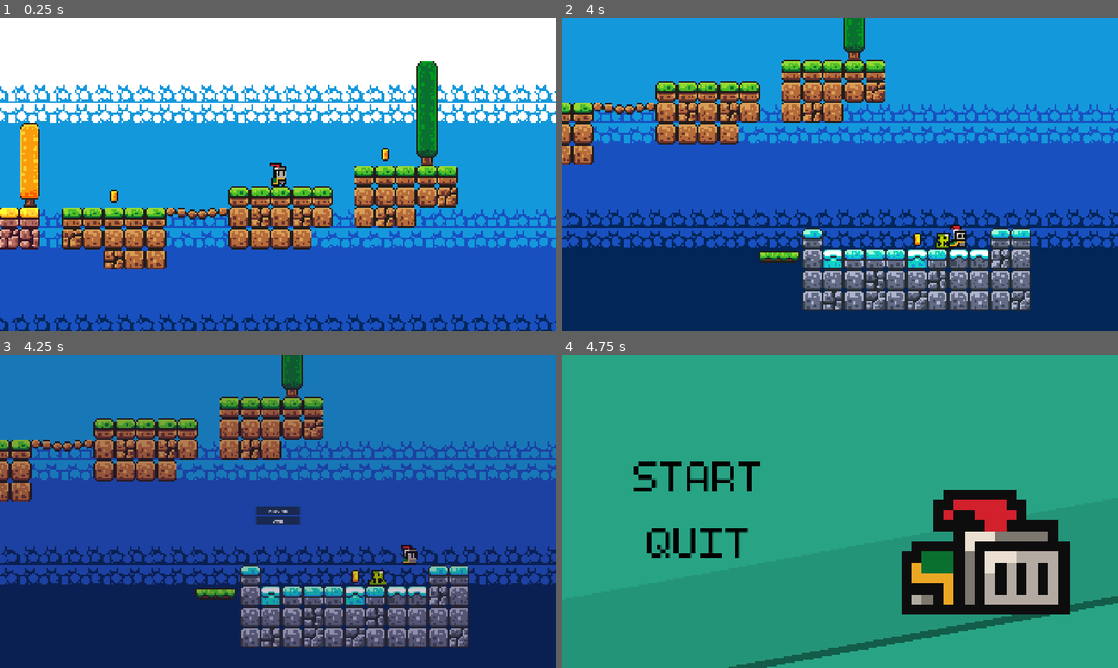
Above: before the commit, frames 1-4 (two rows, left to right).
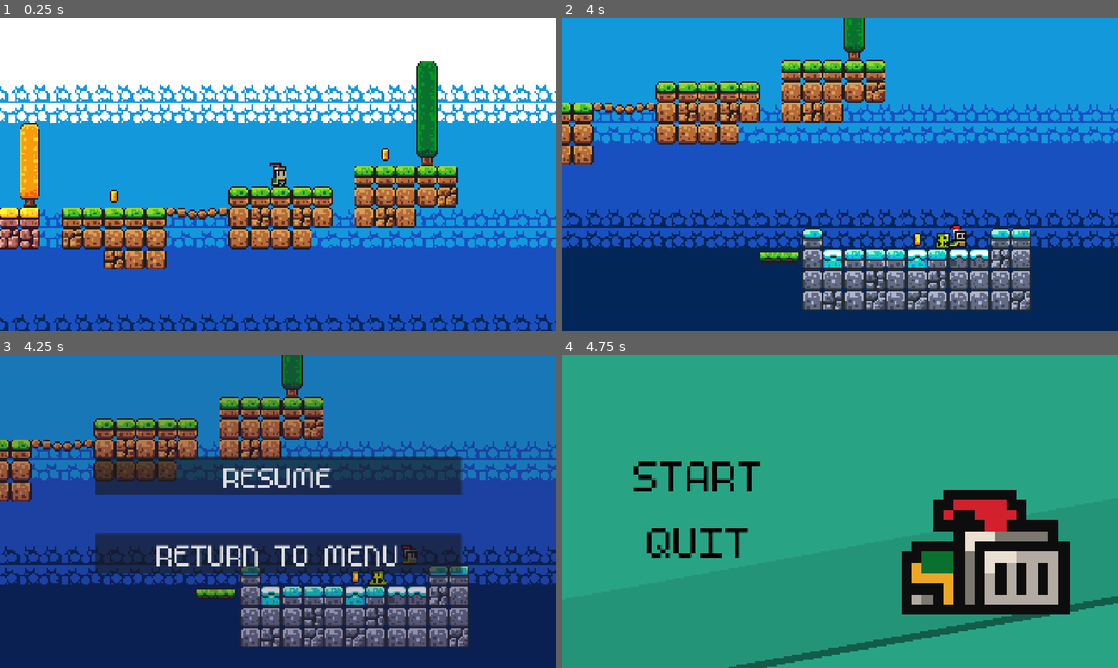
Above: after the commit, the same moments.

Repository: scazuu/godot-platformer-test-game
Game: Godot game, scene res://nodes/game.tscn
The game is run twice, just before and just after one commit, with the same random seed, the same clock (stepped at 60 frames per second) and the same inputs.
Inputs (mouse positions are in pixels of both pictures, inside the frame that each line leads up to):
- Up to frame 1 (0.25 s): no input
- Up to frame 2 (4 s): tap Enter at 0.5 s; move the mouse to (962, 158) at 0.52 s; hold D (move_right) 0.53-2.03 s; tap Space (jump) at 0.77, 1.52, 3.02, 3.77 s; move the mouse to (728, 190) at 1.27 s; move the mouse to (895, 105) at 2.02 s; hold A (move_left) 2.03-2.78 s; move the mouse to (812, 237) at 2.77 s; hold D (move_right) from 2.78 s (still down); move the mouse to (1006, 221) at 3.52 s
- Up to frame 3 (4.25 s): keep holding D (move_right); tap Escape (ui_cancel) at 4.15 s
- Up to frame 4 (4.75 s): release D (move_right) at 4.25 s; click "QUIT" (after the commit: "RETURN TO MENU") at 4.25 s

Frames 1-2 are identical in both runs. In frame 3, 16% of the frame differs, in the area x 17-84%, y 32-70%; in frame 4, nothing differs.

Commit message:
update pause menu node with animation and name change

Diff:
--- a/nodes/pause_menu.tscn
+++ b/nodes/pause_menu.tscn
@@ -1,6 +1,8 @@
 [gd_scene format=3 uid="uid://brmsusoyxoy0k"]
 
 [ext_resource type="Script" uid="uid://dyw804yxgip31" path="res://scripts/pause_menu.gd" id="1_5j5rn"]
+[ext_resource type="Script" uid="uid://4mcwum5yoqb7" path="res://scripts/button_manager.gd" id="2_ff2c6"]
+[ext_resource type="FontFile" uid="uid://8di7nhlneth3" path="res://textures/fonts/m5x7.ttf" id="3_r8wsw"]
 
 [node name="PauseMenu" type="CanvasLayer" unique_id=299016011]
 script = ExtResource("1_5j5rn")
@@ -34,28 +36,35 @@
 grow_vertical = 2
 color = Color(0.14889497, 0.046625867, 0.22599894, 0.22745098)
 
-[node name="VBoxContainer" type="VBoxContainer" parent="Control" unique_id=2071453201]
+[node name="VBoxContainer" type="Control" parent="Control" unique_id=2073142199]
 layout_mode = 1
 anchors_preset = 8
 anchor_left = 0.5
 anchor_top = 0.5
 anchor_right = 0.5
 anchor_bottom = 0.5
-offset_left = -77.31006
-offset_top = -46.5
-offset_right = 77.31006
-offset_bottom = 46.5
+offset_left = -634.0
+offset_top = -200.0
+offset_right = 634.0
+offset_bottom = 200.00049
 grow_horizontal = 2
 grow_vertical = 2
-alignment = 1
-
-[node name="Label" type="Label" parent="Control/VBoxContainer" unique_id=128692094]
-layout_mode = 2
+script = ExtResource("2_ff2c6")
 
 [node name="ResumeButton" type="Button" parent="Control/VBoxContainer" unique_id=386833069]
-layout_mode = 2
+layout_mode = 0
+offset_top = 9.0
+offset_right = 1268.0
+offset_bottom = 144.0
+theme_override_fonts/font = ExtResource("3_r8wsw")
+theme_override_font_sizes/font_size = 160
 text = "RESUME"
 
 [node name="QuitButton" type="Button" parent="Control/VBoxContainer" unique_id=1732322211]
-layout_mode = 2
-text = "QUIT"
+layout_mode = 0
+offset_top = 277.0
+offset_right = 1268.0
+offset_bottom = 412.0
+theme_override_fonts/font = ExtResource("3_r8wsw")
+theme_override_font_sizes/font_size = 160
+text = "RETURN TO MENU"
